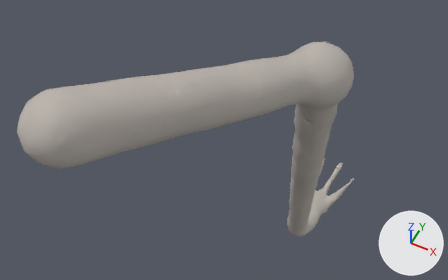
Before and after pictures for a commit that changed the OBJ model assets/models/long_man_crawl_arm_r.obj.
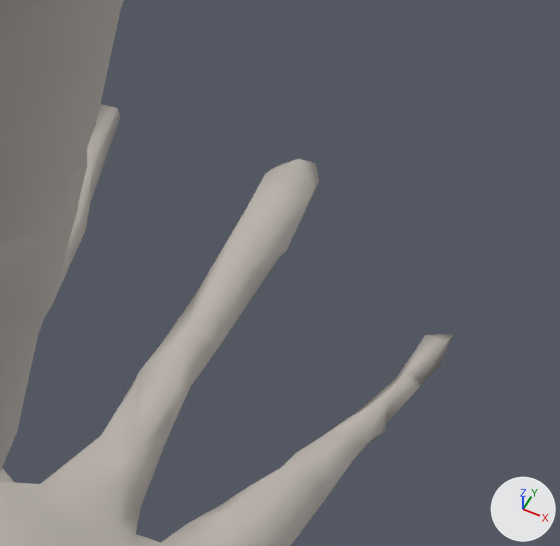
Old and new are each drawn whole from a 50 mm lens placed at (0.423, -0.383, 0.573), pointed at (0.003, 0.457, -0.478) and again close up on the part from 70% to 81% of the width and 53% to 70% of the height. The axes (+X, +Y, +Z) are drawn at lower right. The lights are the same throughout. The older version's two pictures come first. The close-ups show mesh edges as thin lines. Where no turn or scale is listed for an object, it has been applied to the vertices.

The older version as bpy lines, for what is in view:
```python
me_skin = bpy.data.meshes.new('skin')
me_skin.from_pydata(...)  # 2502 vertices, 5000 faces; spans x -0.052..0.282, y -0.05..0.988, z -1.043..0.05
me_skin.materials.append(mat_skin)  # grey #bcb5ad
ob_skin = bpy.data.objects.new('skin', me_skin)
ob_skin.location = (0.0, 0.0, 0.0)
```
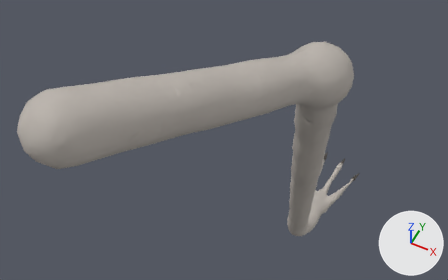
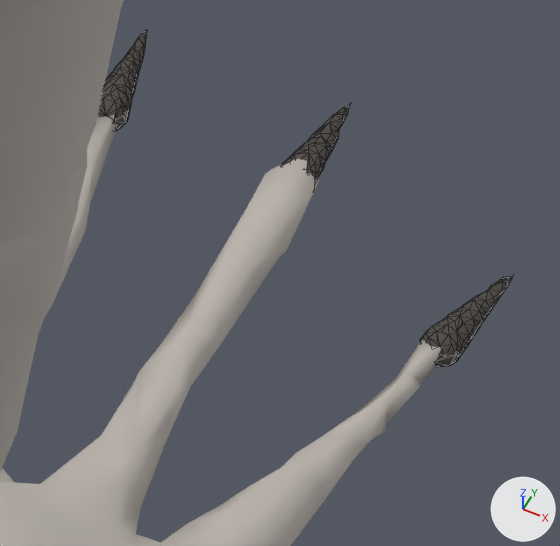
Location of each change, (x1, y1, x2, y2) in pixels of the close-ups (560 x 546 px):
'claws', added
    after: (98, 30, 513, 367)

What changed in the scene script:
```text
Add mat_claws:
    mat_claws = principled_material('claws')
    mat_claws.base_color = (0.08, 0.07, 0.06)  # dark grey #504b45
    mat_claws.roughness = 0.9
Add me_claws:
    me_claws.from_pydata(...)  # 409 vertices, 794 faces; spans x 0.054..0.246, y 0.934..1.025, z -1.047..-1.029
    me_claws.materials.append(mat_claws)  # dark grey #504b45
Add ob_claws:
    ob_claws = bpy.data.objects.new('claws', me_claws)
    ob_claws.location = (0.0, 0.0, 0.0)
```
